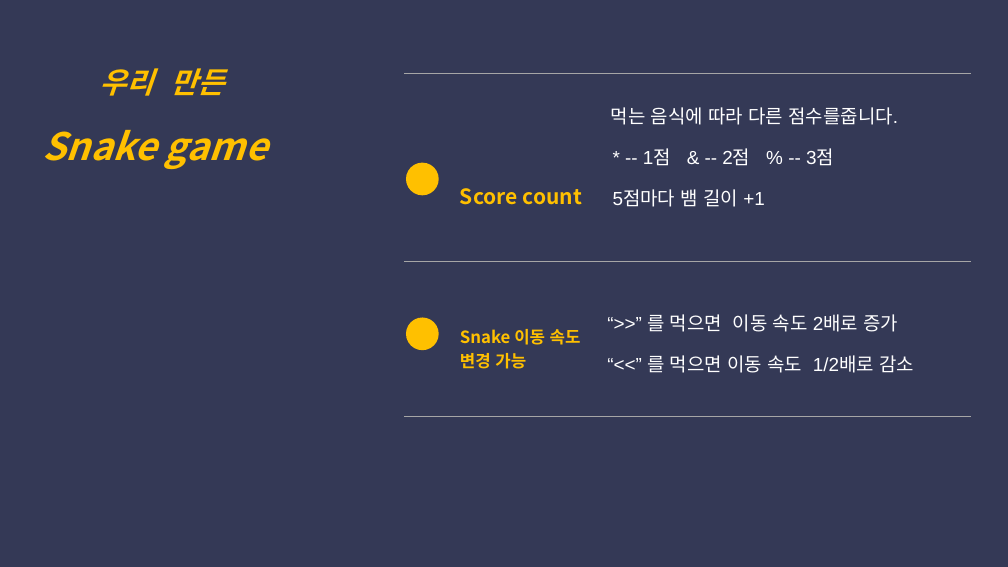
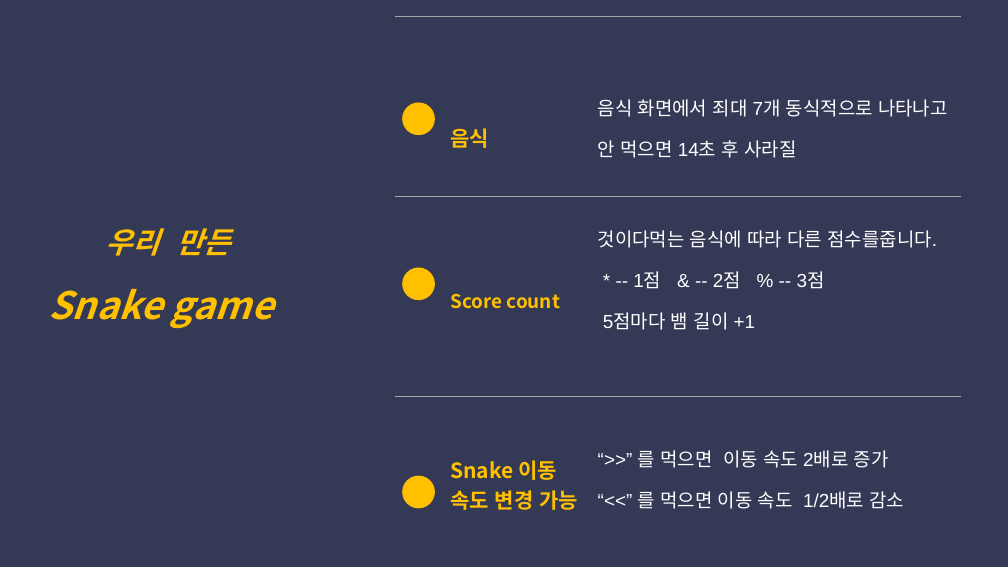
Before and after one commit to chenzijian0/Linux_SnakeGame, a slide deck: slide 4 of Snake_game.pptx. Drawn at 1008x567 pixels with LibreOffice and Linux fonts; fonts in the diff are those of the drawing. Boxes give left, top, right and bottom in pixels: in the first picture for what was removed or moved away, otherwise in the second. Text is boxed around its words. In the diff, an @@ line names an element or a change of style, - is before the commit and + after.

```diff
--- a/Snake_game.pptx
+++ b/Snake_game.pptx
@@ table at bbox=[395, 16, 962, 567] @@
-row 1: Score count | 먹는 음식에 따라 다른 점수를줍니다. / * -- 1점 & -- 2점 % -- 3점 / 5점마다 뱀 길이 +1
+row 1: 음식 | 음식 화면에서 죄대 7개 동식적으로 나타나고 안 먹으면 14초 후 사라질
+row 2: Score count | 것이다먹는 음식에 따라 다른 점수를줍니다. / * -- 1점 & -- 2점 % -- 3점 / 5점마다 뱀 길이 +1
@@ table: place and size @@
-table at bbox=[405, 73, 972, 416]
+table at bbox=[395, 16, 962, 567]
@@ ellipse: place and size @@
-ellipse at bbox=[406, 163, 439, 195]
+ellipse at bbox=[402, 103, 435, 135]
@@ text "우리 만든": place and size @@
-text "우리 만든" at bbox=[42, 68, 268, 169]
+text "우리 만든" at bbox=[48, 228, 274, 328]
@@ ellipse: place and size @@
-ellipse at bbox=[406, 318, 439, 350]
+ellipse at bbox=[402, 268, 435, 300]
@@ ellipse added at bbox=[402, 476, 435, 508], fill #FFC000 @@
```
Also in this commit, not shown: 8 other slides changed, 3 slides added, 5 other files.
